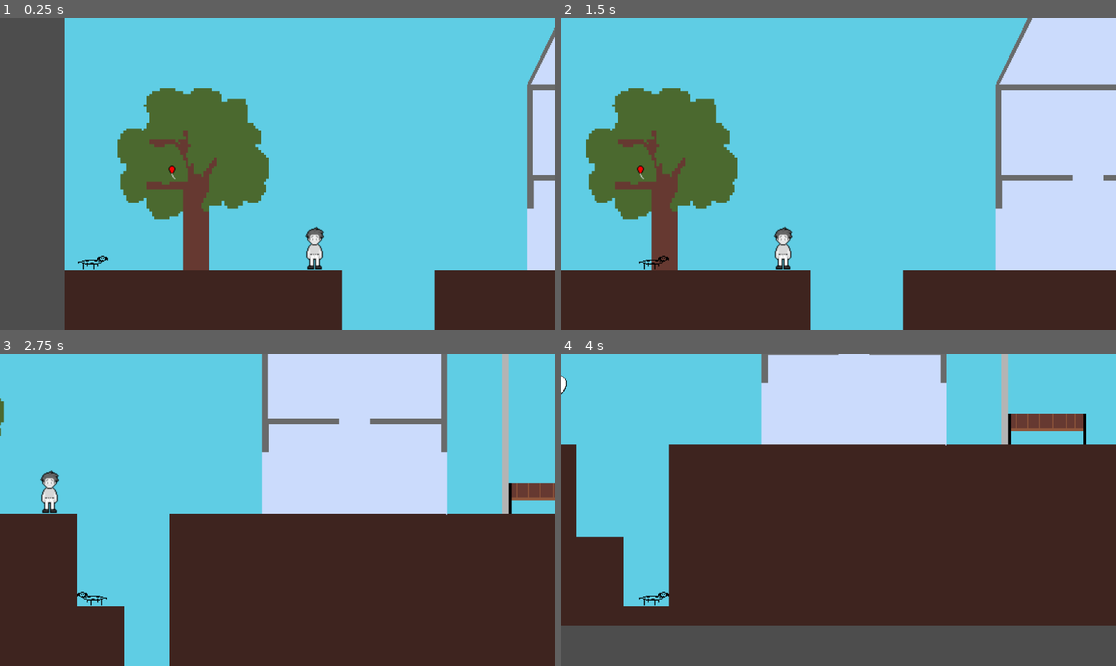
Above: before the commit, frames 1-4 (two rows, left to right).
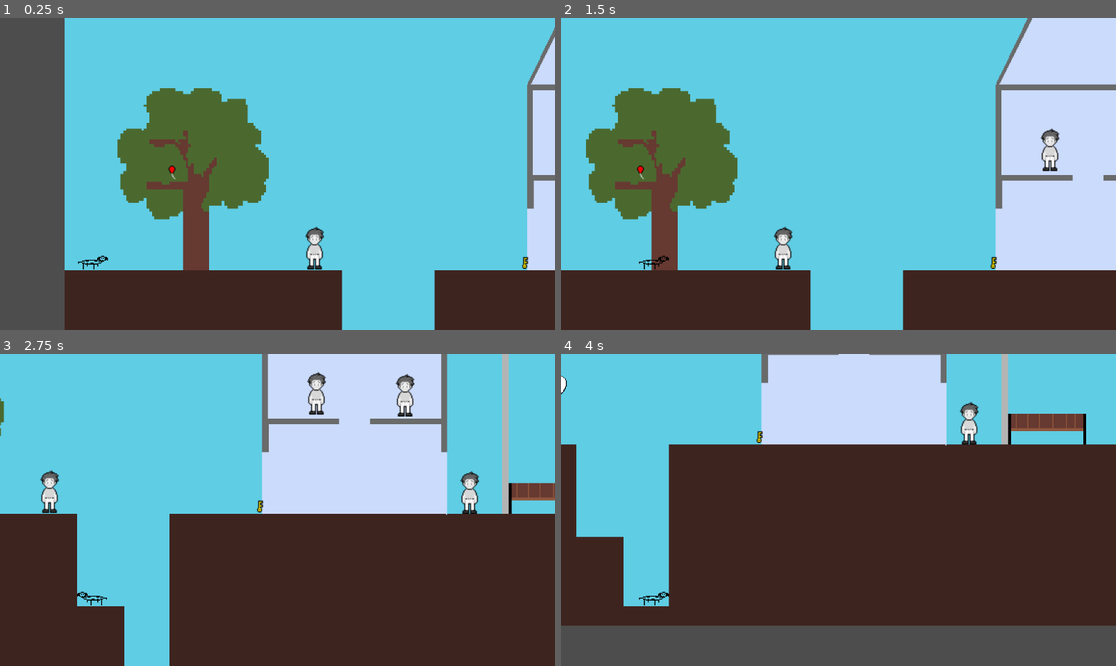
Above: after the commit, the same moments.

Repository: antonin-tarrade/SausageSerenity
Game: Godot game, scene res://Scenes/main.tscn
Same seed, same stepped clock (60 frames per second), same inputs: the game is played once before the commit and once after it. The engine's default icon, where the game draws it, is replaced by a stand-in: a white triangle on a blue panel in a dark square.
Inputs:
- Up to frame 1 (0.25 s): no input
- Up to frame 2 (1.5 s): tap Enter at 0.5 s; hold Q (extend) 0.53-1.28 s; hold Right (ui_right) from 0.53 s (still down); tap Up (ui_up) at 0.77 s; tap Space at 1.25 s; tap W (charger) at 1.35 s
- Up to frame 3 (2.75 s): tap Up (ui_up) at 1.52 s; tap Q (extend) at 1.55 s; release Right (ui_right) at 2.03 s; hold Left (ui_left) from 2.03 s (still down); hold Q (extend) from 2.03 s (still down)
- Up to frame 4 (4 s): tap Enter at 2.75 s; release Left (ui_left) at 2.78 s; release Q (extend) at 2.78 s; hold Right (ui_right) from 2.78 s (still down); tap E (interact) at 2.85 s; tap Up (ui_up) at 3.02, 3.77 s; tap Q (extend) at 3.05 s; hold Q (extend) from 3.53 s (still down)

The runs differ from the first frame. In frame 1, less than 0.1% of the frame differs, in the area x 93-96%, y 76-81%; in frame 2, 0.4%; in frame 3, 1.1%, in the area x 46-87%, y 5-52%; in frame 4, 0.4%.

Commit message:
tous les persos et toutes les missions

Diff:
--- /dev/null
+++ b/Objets/assiette.tres
@@ -0,0 +1,12 @@
+[gd_resource type="Resource" script_class="Item" load_steps=3 format=3 uid="uid://1vwanqlcw73u"]
+
+[ext_resource type="Script" path="res://ObjectData.gd" id="1_8higq"]
+[ext_resource type="Texture2D" uid="uid://bf3w7yren34t5" path="res://TilesObjets/tile005.png" id="1_q1ia7"]
+
+[resource]
+script = ExtResource("1_8higq")
+id = "toutcasser"
+icon = ExtResource("1_q1ia7")
+isTakable = false
+isPushable = false
+isDestroyable = true
--- a/Objets/ballon_appart.tres
+++ b/Objets/ballon_appart.tres
@@ -7,6 +7,6 @@
 script = ExtResource("1_ctvpp")
 id = "ballon_appart"
 icon = ExtResource("1_qvjao")
-isTakable = false
-isPushable = false
+isTakable = true
+isPushable = true
 isDestroyable = false
--- a/Objets/ballon_eau.tres
+++ b/Objets/ballon_eau.tres
@@ -8,5 +8,5 @@
 id = "balloneau"
 icon = ExtResource("1_egheq")
 isTakable = true
-isPushable = false
+isPushable = true
 isDestroyable = false
--- a/Objets/ballon_immeuble.tres
+++ b/Objets/ballon_immeuble.tres
@@ -7,6 +7,6 @@
 script = ExtResource("1_n7rhf")
 id = "ballon_immeuble"
 icon = ExtResource("1_naxvk")
-isTakable = false
-isPushable = false
+isTakable = true
+isPushable = true
 isDestroyable = false
--- a/Objets/chat.tres
+++ b/Objets/chat.tres
@@ -7,6 +7,6 @@
 script = ExtResource("1_xnyki")
 id = "chat"
 icon = ExtResource("1_vc0eu")
-isTakable = false
+isTakable = true
 isPushable = false
 isDestroyable = false
--- a/Objets/cle.tres
+++ b/Objets/cle.tres
@@ -7,6 +7,6 @@
 script = ExtResource("1_gg157")
 id = "cle"
 icon = ExtResource("1_s0y5p")
-isTakable = false
+isTakable = true
 isPushable = false
 isDestroyable = false
--- a/Objets/rose.tres
+++ b/Objets/rose.tres
@@ -7,6 +7,6 @@
 script = ExtResource("1_xjcqg")
 id = "rose"
 icon = ExtResource("1_1qu78")
-isTakable = false
+isTakable = true
 isPushable = false
 isDestroyable = false
--- /dev/null
+++ b/Objets/vase.tres
@@ -0,0 +1,12 @@
+[gd_resource type="Resource" script_class="Item" load_steps=3 format=3 uid="uid://cbnyias4tlo23"]
+
+[ext_resource type="Texture2D" uid="uid://cg7joo7ul60b1" path="res://TilesObjets/tile003.png" id="1_1lmen"]
+[ext_resource type="Script" path="res://ObjectData.gd" id="1_bvdp8"]
+
+[resource]
+script = ExtResource("1_bvdp8")
+id = "vase"
+icon = ExtResource("1_1lmen")
+isTakable = false
+isPushable = false
+isDestroyable = true
--- /dev/null
+++ b/Objets/verification_exploration.tres
@@ -0,0 +1,12 @@
+[gd_resource type="Resource" script_class="Item" load_steps=3 format=3 uid="uid://cwupaq6jhwmbg"]
+
+[ext_resource type="Script" path="res://ObjectData.gd" id="1_e34i0"]
+[ext_resource type="Texture2D" uid="uid://bihxd7i5vb0fp" path="res://Sprites/Invisible.png" id="1_u7kti"]
+
+[resource]
+script = ExtResource("1_e34i0")
+id = "exploration"
+icon = ExtResource("1_u7kti")
+isTakable = false
+isPushable = false
+isDestroyable = false
--- /dev/null
+++ b/Objets/verre.tres
@@ -0,0 +1,12 @@
+[gd_resource type="Resource" script_class="Item" load_steps=3 format=3 uid="uid://hh7y7nu80g8m"]
+
+[ext_resource type="Script" path="res://ObjectData.gd" id="1_7cp0j"]
+[ext_resource type="Texture2D" uid="uid://cqy6j6h80hyfi" path="res://TilesObjets/tile004.png" id="1_df1dl"]
+
+[resource]
+script = ExtResource("1_7cp0j")
+id = "toutcasser"
+icon = ExtResource("1_df1dl")
+isTakable = false
+isPushable = false
+isDestroyable = true
--- a/Scenes/main.tscn
+++ b/Scenes/main.tscn
@@ -7,22 +7,82 @@
 [ext_resource type="PackedScene" uid="uid://brsj6mnt6yui7" path="res://Scenes/decor.tscn" id="4_5016y"]
 [ext_resource type="Resource" uid="uid://tyqbbsk3r3tc" path="res://Objets/baudruche.tres" id="5_wlyle"]
 [ext_resource type="Texture2D" uid="uid://jp148nn8fmov" path="res://Dessins/bulle.png" id="6_e24b0"]
+[ext_resource type="Resource" uid="uid://drlmury0jdbwc" path="res://Objets/ballon_appart.tres" id="6_h6724"]
+[ext_resource type="Resource" uid="uid://bhkm24cmtvpwr" path="res://Objets/cle.tres" id="6_ik1yi"]
 [ext_resource type="Resource" uid="uid://rl5sswgdllpj" path="res://Objets/puzzle.tres" id="6_vsdp4"]
 [ext_resource type="PackedScene" uid="uid://dri423lovjsxw" path="res://Scenes/Mission.tscn" id="7_exk0v"]
+[ext_resource type="Resource" uid="uid://b5hnul0wtfdr1" path="res://Objets/ballon_immeuble.tres" id="7_hsa44"]
+[ext_resource type="Resource" uid="uid://1vwanqlcw73u" path="res://Objets/assiette.tres" id="8_o14q7"]
 [ext_resource type="Texture2D" uid="uid://ccybloapjpnqa" path="res://TilesObjets/tile002.png" id="8_p0yte"]
+[ext_resource type="Resource" uid="uid://boy7742xc2823" path="res://Objets/rose.tres" id="9_1dqtn"]
+[ext_resource type="Resource" uid="uid://cbnyias4tlo23" path="res://Objets/vase.tres" id="9_4a8ds"]
+[ext_resource type="Resource" uid="uid://hh7y7nu80g8m" path="res://Objets/verre.tres" id="9_dbj6m"]
 [ext_resource type="Script" path="res://Scripts/Missions/Mission_baudruche.gd" id="9_ots5p"]
+[ext_resource type="Resource" uid="uid://c1efnkbamugk7" path="res://Objets/ballon_eau.tres" id="10_llfd6"]
+[ext_resource type="Texture2D" uid="uid://dawupw145hfme" path="res://TilesObjets/tile008.png" id="10_tjs0k"]
+[ext_resource type="Script" path="res://Scripts/Missions/Mission_puzzle.gd" id="11_6eq5y"]
+[ext_resource type="Resource" uid="uid://bsu7q4ldtyyc5" path="res://Objets/mot_doux.tres" id="11_vhbat"]
+[ext_resource type="Texture2D" uid="uid://ciefim0tqgui4" path="res://TilesObjets/tile010.png" id="12_8i2i0"]
+[ext_resource type="Texture2D" uid="uid://ba48p76o6oywq" path="res://Sprites/chien_saucisse.png" id="12_ydduq"]
+[ext_resource type="Script" path="res://Scripts/Missions/Mission_rose.gd" id="13_3roqm"]
+[ext_resource type="Texture2D" uid="uid://bf3w7yren34t5" path="res://TilesObjets/tile005.png" id="14_ampnh"]
+[ext_resource type="Texture2D" uid="uid://cm7mxn4te6g02" path="res://TilesObjets/tile009.png" id="14_oqcgg"]
+[ext_resource type="Script" path="res://Scripts/Missions/Mission_casser_tout.gd" id="15_6ail6"]
+[ext_resource type="Script" path="res://Scripts/Missions/Mission_cle.gd" id="16_amrmr"]
+[ext_resource type="Texture2D" uid="uid://jofrn3os448d" path="res://TilesObjets/tile000.png" id="16_eljw5"]
+[ext_resource type="Script" path="res://Scripts/Missions/Mission_ballon_appart.gd" id="17_lvmad"]
+[ext_resource type="Script" path="res://Scripts/Missions/Mission_douche.gd" id="18_oge4c"]
+[ext_resource type="Script" path="res://Scripts/Missions/Mission_ballon_immeuble.gd" id="19_e3hvw"]
+[ext_resource type="Texture2D" uid="uid://dgvrxukvr04d8" path="res://TilesObjets/tile001.png" id="20_c0jld"]
+[ext_resource type="Script" path="res://Scripts/Missions/Mission_ballon_eau.gd" id="20_q6trk"]
+[ext_resource type="Texture2D" uid="uid://b0c5l52vjltjs" path="res://TilesObjets/tile011.png" id="22_7t2v0"]
+[ext_resource type="Script" path="res://Scripts/Missions/Mission_chat.gd" id="23_65kqy"]
+[ext_resource type="Script" path="res://Scripts/Missions/Mission_romantique.gd" id="32_5vqgd"]
+[ext_resource type="Script" path="res://Scripts/Missions/Mission_explorer.gd" id="36_uhh5p"]
 
 [sub_resource type="ShaderMaterial" id="ShaderMaterial_xjdte"]
 resource_local_to_scene = true
 shader = ExtResource("3_t0lvh")
 shader_parameter/isSad = true
 
+[sub_resource type="ShaderMaterial" id="ShaderMaterial_pwm2k"]
+resource_local_to_scene = true
+shader = ExtResource("3_t0lvh")
+shader_parameter/isSad = true
+
+[sub_resource type="ShaderMaterial" id="ShaderMaterial_0p04m"]
+resource_local_to_scene = true
+shader = ExtResource("3_t0lvh")
+shader_parameter/isSad = true
+
+[sub_resource type="ShaderMaterial" id="ShaderMaterial_wac5g"]
+resource_local_to_scene = true
+shader = ExtResource("3_t0lvh")
+shader_parameter/isSad = true
+
+[sub_resource type="ShaderMaterial" id="ShaderMaterial_2et1t"]
+resource_local_to_scene = true
+shader = ExtResource("3_t0lvh")
+shader_parameter/isSad = true
+
+[sub_resource type="ShaderMaterial" id="ShaderMaterial_gmgo7"]
+resource_local_to_scene = true
+shader = ExtResource("3_t0lvh")
+shader_parameter/isSad = true
+
+[sub_resource type="ShaderMaterial" id="ShaderMaterial_klo1e"]
+resource_local_to_scene = true
+shader = ExtResource("3_t0lvh")
+shader_parameter/isSad = true
+
+[sub_resource type="ShaderMaterial" id="ShaderMaterial_5ib2d"]
+resource_local_to_scene = true
+shader = ExtResource("3_t0lvh")
+shader_parameter/isSad = true
+
 [node name="Main" type="Node2D"]
 
 [node name="Decor" parent="." instance=ExtResource("4_5016y")]
-
-[node name="ChienSaucisse" parent="." instance=ExtResource("1_lhaoc")]
-position = Vector2(29, 899)
 
 [node name="Objets" type="Node2D" parent="." groups=["objets"]]
 
@@ -38,22 +98,272 @@
 position = Vector2(896, 754)
 iteminfo = ExtResource("6_vsdp4")
 
+[node name="Cle" parent="Objets" instance=ExtResource("4_40vl5")]
+position = Vector2(478, 894)
+iteminfo = ExtResource("6_ik1yi")
+
+[node name="BalleAppart" parent="Objets" instance=ExtResource("4_40vl5")]
+position = Vector2(1608, 501)
+iteminfo = ExtResource("6_h6724")
+
+[node name="BalleImmeuble" parent="Objets" instance=ExtResource("4_40vl5")]
+position = Vector2(1530, 313)
+iteminfo = ExtResource("7_hsa44")
+
+[node name="Assiette" parent="Objets" instance=ExtResource("4_40vl5")]
+position = Vector2(1056, 367)
+iteminfo = ExtResource("8_o14q7")
+
+[node name="Verre" parent="Objets" instance=ExtResource("4_40vl5")]
+position = Vector2(575, 568)
+iteminfo = ExtResource("9_dbj6m")
+
+[node name="Vase" parent="Objets" instance=ExtResource("4_40vl5")]
+position = Vector2(1342, 650)
+iteminfo = ExtResource("9_4a8ds")
+
+[node name="Rose" parent="Objets" instance=ExtResource("4_40vl5")]
+position = Vector2(2435, 861)
+iteminfo = ExtResource("9_1dqtn")
+
+[node name="BallonEau" parent="Objets" instance=ExtResource("4_40vl5")]
+position = Vector2(2247, 582)
+iteminfo = ExtResource("10_llfd6")
+
+[node name="MotDoux" parent="Objets" instance=ExtResource("4_40vl5")]
+position = Vector2(1944, 653)
+iteminfo = ExtResource("11_vhbat")
+
 [node name="Personnages" type="Node2D" parent="."]
 
-[node name="Bill" type="Node2D" parent="Personnages"]
+[node name="BillBaudruche" type="Node2D" parent="Personnages"]
 position = Vector2(260, 887)
-
-[node name="Requete" type="Sprite2D" parent="Personnages/Bill"]
-visible = false
-position = Vector2(-7, -38)
-scale = Vector2(0.1, 0.076)
-texture = ExtResource("6_e24b0")
-
-[node name="Missions" type="Node2D" parent="Personnages/Bill/Requete"]
-
-[node name="MissionBaudruche" parent="Personnages/Bill/Requete/Missions" instance=ExtResource("7_exk0v")]
+metadata/_edit_group_ = true
+
+[node name="Requete" type="Sprite2D" parent="Personnages/BillBaudruche"]
+visible = false
+position = Vector2(-7, -38)
+scale = Vector2(0.1, 0.076)
+texture = ExtResource("6_e24b0")
+
+[node name="Missions" type="Node2D" parent="Personnages/BillBaudruche/Requete"]
+
+[node name="MissionBaudruche" parent="Personnages/BillBaudruche/Requete/Missions" instance=ExtResource("7_exk0v")]
 texture = ExtResource("8_p0yte")
 script = ExtResource("9_ots5p")
 
-[node name="Personnage" parent="Personnages/Bill" instance=ExtResource("2_m3qme")]
+[node name="Personnage" parent="Personnages/BillBaudruche" instance=ExtResource("2_m3qme")]
 material = SubResource("ShaderMaterial_xjdte")
+
+[node name="BillBoue" type="Node2D" parent="Personnages"]
+position = Vector2(629, 787)
+metadata/_edit_group_ = true
+
+[node name="Requete" type="Sprite2D" parent="Personnages/BillBoue"]
+visible = false
+position = Vector2(-7, -38)
+scale = Vector2(0.1, 0.076)
+texture = ExtResource("6_e24b0")
+
+[node name="Missions" type="Node2D" parent="Personnages/BillBoue/Requete"]
+
+[node name="MissionDouche" parent="Personnages/BillBoue/Requete/Missions" instance=ExtResource("7_exk0v")]
+texture = ExtResource("12_ydduq")
+script = ExtResource("18_oge4c")
+
+[node name="Personnage" parent="Personnages/BillBoue" instance=ExtResource("2_m3qme")]
+material = SubResource("ShaderMaterial_pwm2k")
+
+[node name="PorteHumaine" type="Node2D" parent="Personnages"]
+position = Vector2(696, 888)
+metadata/_edit_group_ = true
+
+[node name="Requete" type="Sprite2D" parent="Personnages/PorteHumaine"]
+visible = false
+position = Vector2(-7, -38)
+scale = Vector2(0.1, 0.076)
+texture = ExtResource("6_e24b0")
+
+[node name="Missions" type="Node2D" parent="Personnages/PorteHumaine/Requete"]
+
+[node name="MissionElleEstOuMaCle" parent="Personnages/PorteHumaine/Requete/Missions" instance=ExtResource("7_exk0v")]
+texture = ExtResource("14_oqcgg")
+script = ExtResource("16_amrmr")
+
+[node name="Personnage" parent="Personnages/PorteHumaine" instance=ExtResource("2_m3qme")]
+material = SubResource("ShaderMaterial_0p04m")
+
+[node name="MiniBillAppart" type="Node2D" parent="Personnages"]
+position = Vector2(537, 785)
+metadata/_edit_group_ = true
+
+[node name="Requete" type="Sprite2D" parent="Personnages/MiniBillAppart"]
+visible = false
+position = Vector2(-7, -38)
+scale = Vector2(0.1, 0.076)
+texture = ExtResource("6_e24b0")
+
+[node name="Missions" type="Node2D" parent="Personnages/MiniBillAppart/Requete"]
+
+[node name="MissionBallonAppart" parent="Personnages/MiniBillAppart/Requete/Missions" instance=ExtResource("7_exk0v")]
+texture = ExtResource("16_eljw5")
+script = ExtResource("17_lvmad")
+
+[node name="Personnage" parent="Personnages/MiniBillAppart" instance=ExtResource("2_m3qme")]
+material = SubResource("ShaderMaterial_wac5g")
+
+[node name="MiniBillImmeuble" type="Node2D" parent="Personnages"]
+position = Vector2(1980, 862)
+metadata/_edit_group_ = true
+
+[node name="Requete" type="Sprite2D" parent="Personnages/MiniBillImmeuble"]
+visible = false
+position = Vector2(-7, -38)
+scale = Vector2(0.1, 0.076)
+texture = ExtResource("6_e24b0")
+
+[node name="Missions" type="Node2D" parent="Personnages/MiniBillImmeuble/Requete"]
+
+[node name="MissionBallonImmeuble" parent="Personnages/MiniBillImmeuble/Requete/Missions" instance=ExtResource("7_exk0v")]
+scale = Vector2(100, 100)
+texture = ExtResource("20_c0jld")
+script = ExtResource("19_e3hvw")
+
+[node name="Personnage" parent="Personnages/MiniBillImmeuble" instance=ExtResource("2_m3qme")]
+material = SubResource("ShaderMaterial_2et1t")
+
+[node name="MereMichelle" type="Node2D" parent="Personnages"]
+position = Vector2(1980, 862)
+metadata/_edit_group_ = true
+
+[node name="Requete" type="Sprite2D" parent="Personnages/MereMichelle"]
+visible = false
+position = Vector2(-7, -38)
+scale = Vector2(0.1, 0.076)
+texture = ExtResource("6_e24b0")
+
+[node name="Missions" type="Node2D" parent="Personnages/MereMichelle/Requete"]
+
+[node name="MissionChat" parent="Personnages/MereMichelle/Requete/Missions" instance=ExtResource("7_exk0v")]
+texture = ExtResource("22_7t2v0")
+script = ExtResource("23_65kqy")
+
+[node name="Personnage" parent="Personnages/MereMichelle" instance=ExtResource("2_m3qme")]
+material = SubResource("ShaderMaterial_gmgo7")
+
+[node name="BambinoBill" type="Node2D" parent="Personnages"]
+position = Vector2(2252, 761)
+metadata/_edit_group_ = true
+
+[node name="Requete" type="Sprite2D" parent="Personnages/BambinoBill"]
+visible = false
+position = Vector2(-7, -38)
+scale = Vector2(0.1, 0.076)
+texture = ExtResource("6_e24b0")
+
+[node name="Missions" type="Node2D" parent="Personnages/BambinoBill/Requete"]
+
+[node name="MissionCasserTout" parent="Personnages/BambinoBill/Requete/Missions" instance=ExtResource("7_exk0v")]
+texture = ExtResource("14_ampnh")
+script = ExtResource("15_6ail6")
+
+[node name="Personnage" parent="Personnages/BambinoBill" instance=ExtResource("2_m3qme")]
+material = SubResource("ShaderMaterial_klo1e")
+
+[node name="SmartBill" type="Node2D" parent="Personnages"]
+position = Vector2(2154, 758)
+metadata/_edit_group_ = true
+
+[node name="Requete" type="Sprite2D" parent="Personnages/SmartBill"]
+visible = false
+position = Vector2(-7, -38)
+scale = Vector2(0.1, 0.076)
+texture = ExtResource("6_e24b0")
+
+[node name="Missions" type="Node2D" parent="Personnages/SmartBill/Requete"]
+
+[node name="MissionPuzzle" parent="Personnages/SmartBill/Requete/Missions" instance=ExtResource("7_exk0v")]
+texture = ExtResource("10_tjs0k")
+script = ExtResource("11_6eq5y")
+
+[node name="Personnage" parent="Personnages/SmartBill" instance=ExtResource("2_m3qme")]
+material = SubResource("ShaderMaterial_5ib2d")
+
+[node name="BillRose" type="Node2D" parent="Personnages"]
+position = Vector2(1784, 805)
+metadata/_edit_group_ = true
+
+[node name="Requete" type="Sprite2D" parent="Personnages/BillRose"]
+visible = false
+position = Vector2(-7, -38)
+scale = Vector2(0.1, 0.076)
+texture = ExtResource("6_e24b0")
+
+[node name="Missions" type="Node2D" parent="Personnages/BillRose/Requete"]
+
+[node name="MissionRose" parent="Personnages/BillRose/Requete/Missions" instance=ExtResource("7_exk0v")]
+texture = ExtResource("12_8i2i0")
+script = ExtResource("13_3roqm")
+
+[node name="Personnage" parent="Personnages/BillRose" instance=ExtResource("2_m3qme")]
+material = SubResource("ShaderMaterial_5ib2d")
+
+[node name="RomantiqueBill" type="Node2D" parent="Personnages"]
+position = Vector2(1276, 862)
+metadata/_edit_group_ = true
+
+[node name="Requete" type="Sprite2D" parent="Personnages/RomantiqueBill"]
+visible = false
+position = Vector2(-7, -38)
+scale = Vector2(0.1, 0.076)
+texture = ExtResource("6_e24b0")
+
+[node name="Missions" type="Node2D" parent="Personnages/RomantiqueBill/Requete"]
+
+[node name="MissionRomantique" parent="Personnages/RomantiqueBill/Requete/Missions" instance=ExtResource("7_exk0v")]
+texture = ExtResource("12_ydduq")
+script = ExtResource("32_5vqgd")
+
+[node name="Personnage" parent="Personnages/RomantiqueBill" instance=ExtResource("2_m3qme")]
+material = SubResource("ShaderMaterial_5ib2d")
+
+[node name="MechantBill" type="Node2D" parent="Personnages"]
+position = Vector2(1276, 862)
+metadata/_edit_group_ = true
+
+[node name="Requete" type="Sprite2D" parent="Personnages/MechantBill"]
+visible = false
+position = Vector2(-7, -38)
+scale = Vector2(0.1, 0.076)
+texture = ExtResource("6_e24b0")
+
+[node name="Missions" type="Node2D" parent="Personnages/MechantBill/Requete"]
+
+[node name="MissionBallonEau" parent="Personnages/MechantBill/Requete/Missions" instance=ExtResource("7_exk0v")]
+texture = ExtResource("12_ydduq")
+script = ExtResource("20_q6trk")
+
+[node name="Personnage" parent="Personnages/MechantBill" instance=ExtResource("2_m3qme")]
+material = SubResource("ShaderMaterial_5ib2d")
+
+[node name="BillLExplorateur" type="Node2D" parent="Personnages"]
+position = Vector2(1276, 862)
+metadata/_edit_group_ = true
+
+[node name="Requete" type="Sprite2D" parent="Personnages/BillLExplorateur"]
+visible = false
+position = Vector2(-7, -38)
+scale = Vector2(0.1, 0.076)
+texture = ExtResource("6_e24b0")
+
+[node name="Missions" type="Node2D" parent="Personnages/BillLExplorateur/Requete"]
+
+[node name="MissionExplorer" parent="Personnages/BillLExplorateur/Requete/Missions" instance=ExtResource("7_exk0v")]
+texture = ExtResource("12_ydduq")
+script = ExtResource("36_uhh5p")
+
+[node name="Personnage" parent="Personnages/BillLExplorateur" instance=ExtResource("2_m3qme")]
+material = SubResource("ShaderMaterial_5ib2d")
+
+[node name="ChienSaucisse" parent="." instance=ExtResource("1_lhaoc")]
+position = Vector2(29, 899)
--- a/Scenes/stock_missions.tscn
+++ b/Scenes/stock_missions.tscn
@@ -7,11 +7,21 @@
 [ext_resource type="Script" path="res://Scripts/Missions/Mission_rose.gd" id="5_yme2m"]
 [ext_resource type="Texture2D" uid="uid://bf3w7yren34t5" path="res://TilesObjets/tile005.png" id="6_v5m5d"]
 [ext_resource type="Script" path="res://Scripts/Missions/Mission_casser_tout.gd" id="7_06dd3"]
+[ext_resource type="Texture2D" uid="uid://cm7mxn4te6g02" path="res://TilesObjets/tile009.png" id="8_puwhc"]
 [ext_resource type="Script" path="res://Scripts/Missions/Mission_cle.gd" id="8_r607v"]
 [ext_resource type="Script" path="res://Scripts/Missions/Mission_ballon_appart.gd" id="9_6vh5h"]
+[ext_resource type="Texture2D" uid="uid://jofrn3os448d" path="res://TilesObjets/tile000.png" id="10_nx4pq"]
 [ext_resource type="Script" path="res://Scripts/Missions/Mission_douche.gd" id="10_o7dxo"]
 [ext_resource type="Script" path="res://Scripts/Missions/Mission_ballon_immeuble.gd" id="11_q65jm"]
 [ext_resource type="Script" path="res://Scripts/Missions/Mission_ballon_eau.gd" id="12_3hkl5"]
+[ext_resource type="Texture2D" uid="uid://ba48p76o6oywq" path="res://Sprites/chien_saucisse.png" id="12_dcx1d"]
+[ext_resource type="Texture2D" uid="uid://ccybloapjpnqa" path="res://TilesObjets/tile002.png" id="13_fb06a"]
+[ext_resource type="Script" path="res://Scripts/Missions/Mission_baudruche.gd" id="14_4bcrs"]
+[ext_resource type="Texture2D" uid="uid://dgvrxukvr04d8" path="res://TilesObjets/tile001.png" id="14_i4vqt"]
+[ext_resource type="Texture2D" uid="uid://b0c5l52vjltjs" path="res://TilesObjets/tile011.png" id="19_4v01w"]
+[ext_resource type="Script" path="res://Scripts/Missions/Mission_chat.gd" id="20_fein3"]
+[ext_resource type="Script" path="res://Scripts/Missions/Mission_romantique.gd" id="21_435na"]
+[ext_resource type="Script" path="res://Scripts/Missions/Mission_explorer.gd" id="22_s4gk5"]
 
 [node name="StockMissions" type="Node2D"]
 
@@ -28,17 +38,38 @@
 script = ExtResource("7_06dd3")
 
 [node name="MissionElleEstOuMaCle" parent="." instance=ExtResource("1_p5na8")]
+texture = ExtResource("8_puwhc")
 script = ExtResource("8_r607v")
 
 [node name="MissionBallonAppart" parent="." instance=ExtResource("1_p5na8")]
+texture = ExtResource("10_nx4pq")
 script = ExtResource("9_6vh5h")
 
 [node name="MissionDouche" parent="." instance=ExtResource("1_p5na8")]
+texture = ExtResource("12_dcx1d")
 script = ExtResource("10_o7dxo")
 
 [node name="MissionBallonImmeuble" parent="." instance=ExtResource("1_p5na8")]
 scale = Vector2(100, 100)
+texture = ExtResource("14_i4vqt")
 script = ExtResource("11_q65jm")
 
 [node name="MissionBallonEau" parent="." instance=ExtResource("1_p5na8")]
+texture = ExtResource("12_dcx1d")
 script = ExtResource("12_3hkl5")
+
+[node name="MissionBaudruche" parent="." instance=ExtResource("1_p5na8")]
+texture = ExtResource("13_fb06a")
+script = ExtResource("14_4bcrs")
+
+[node name="MissionChat" parent="." instance=ExtResource("1_p5na8")]
+texture = ExtResource("19_4v01w")
+script = ExtResource("20_fein3")
+
+[node name="MissionRomantique" parent="." instance=ExtResource("1_p5na8")]
+texture = ExtResource("12_dcx1d")
+script = ExtResource("21_435na")
+
+[node name="MissionExplorer" parent="." instance=ExtResource("1_p5na8")]
+texture = ExtResource("12_dcx1d")
+script = ExtResource("22_s4gk5")
--- a/Scripts/Missions/Mission_casser_tout.gd
+++ b/Scripts/Missions/Mission_casser_tout.gd
@@ -5,6 +5,7 @@
 
 func verifier(personnage : Personnage) -> bool :
 	print("faut tout casser")
+	#verifier si objet casse (id = "toutcasser")
 	return (nbObjetCasse==3)
 
 func _on_objet_casse():
--- /dev/null
+++ b/Scripts/Missions/Mission_chat.gd
@@ -0,0 +1,5 @@
+extends Sprite2D
+
+func verifier(personnage : Personnage) -> bool :
+	print("chat")
+	return personnage.regarder_objet_present("chat")
--- a/Scripts/Missions/Mission_cle.gd
+++ b/Scripts/Missions/Mission_cle.gd
@@ -1,5 +1,12 @@
 extends Node
+
+func init(personnage : Personnage):
+	personnage.activer_collision()
 
 func verifier(personnage : Personnage) -> bool :
 	print("cle")
-	return personnage.regarder_objet_present("cle")
+	if personnage.regarder_objet_present("cle"):
+		personnage.desactiver_collision()
+		return true
+	else :
+		return false
--- /dev/null
+++ b/Scripts/Missions/Mission_explorer.gd
@@ -0,0 +1,6 @@
+extends Sprite2D
+
+func verifier(personnage : Personnage) -> bool :
+	print("explorateur")
+	# verifier position du joueur pour voir si bien sur le toit ( à 2 doigt d'y mettre un objet invisible)
+	return personnage.regarder_objet_present("exploration")
--- /dev/null
+++ b/Scripts/Missions/Mission_romantique.gd
@@ -0,0 +1,6 @@
+extends Sprite2D
+
+func verifier(personnage : Personnage) -> bool :
+	print("romantique")
+	# plus complexe car on veut que la meuf envoie un mot doux à l'autre donc que ce soit l'autre qui envoie un signal quand elle a reçu la lettre
+	return personnage.regarder_objet_present("lettre")
--- a/Scripts/Personnage.gd
+++ b/Scripts/Personnage.gd
@@ -2,9 +2,10 @@
 class_name Personnage extends Sprite2D
 
 @export var nom : String = ""
-var requete : Sprite2D
+@onready var requete : Sprite2D = $"../Requete"
 @onready var missions : Array[Node] = ($"../Requete/Missions").get_children()
 @onready var current_mission : int = 0
+@onready var static_body : StaticBody2D = $PersonnageBody
 var animtree : AnimationTree
 var zonedetectionobj : Area2D
 var zonedetectionperso : Area2D
@@ -21,13 +22,14 @@
 func _ready():
 
 	etat = ETATS.triste
-	requete = $"../Requete"
 	zonedetectionobj = $ZoneDeDetectionObjets
 	zonedetectionperso = $ZoneDeDetectionPersos
 	animtree = $AnimationTree
 	requete.visible = false
 	for mission in missions:
 		mission.visible = false
+		if mission.has_method("init") :
+			mission.init(self)
 
 
 
@@ -78,5 +80,11 @@
 	if (etat == ETATS.parle) :
 		etat = ETATS.triste
 
+func activer_collision():
+	static_body.set_collision_layer_value(1,true)
+
+func desactiver_collision():
+	static_body.set_collision_layer_value(1,false)
+
 func set_etat(et):
 	etat = et
Not shown: 1 places in Scenes/main.tscn that only renumber resources
Not shown: 1 places in Scenes/stock_missions.tscn that only renumber resources
